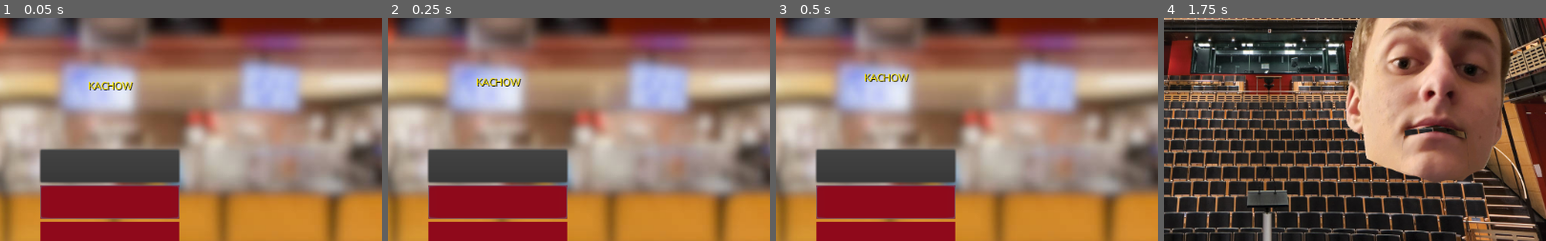
Above: before the commit, frames 1-4 (left to right).
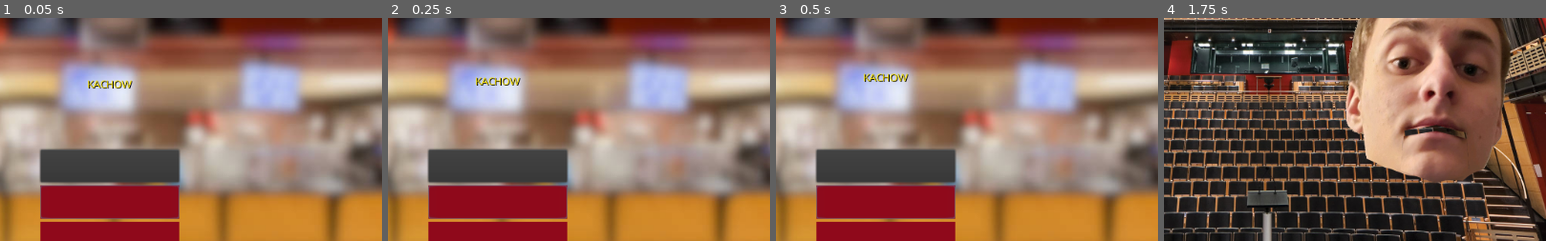
Above: after the commit, the same moments.

Repository: Apexal/wrathskeller
Game: Godot game, scene res://src/scenes/menu/Menu.tscn
Same seed, same stepped clock (60 frames per second), same inputs: the game is played once before the commit and once after it.
Inputs (mouse positions are % of the whole screen's width and height, from its top left):
- Up to frame 1 (0.05 s): no input
- Up to frame 2 (0.25 s): no input
- Up to frame 3 (0.5 s): no input
- Up to frame 4 (1.75 s): click "Training" at 0.5 s; move the mouse to (72, 45) at 1.27 s
The pictures show only the part of the screen within x 36-86%, y 31-81%; the shares and areas given below are measured in that part.

The runs differ from the first frame. In frame 1, 0.4% of the frame differs, in the area x 23-35%, y 27-33%; in frame 2, 0.4%; in frame 3, 0.4%; in frame 4, nothing differs.

Commit message:
Tweak main menu margin and animation position

Diff:
--- a/src/scenes/menu/Menu.tscn
+++ b/src/scenes/menu/Menu.tscn
@@ -17,6 +17,7 @@
 bg_color = Color( 0.552941, 0, 0.0705882, 1 )
 
 [sub_resource type="Theme" id=1]
+resource_name = "ui_theme"
 default_font = ExtResource( 4 )
 Button/colors/font_color = Color( 1, 1, 1, 1 )
 Button/styles/hover = SubResource( 3 )
@@ -36,7 +37,7 @@
 "times": PoolRealArray( 0, 0.5, 1 ),
 "transitions": PoolRealArray( 1, 1, 1 ),
 "update": 0,
-"values": [ Vector2( 335, 272 ), Vector2( 335, 260 ), Vector2( 335, 272 ) ]
+"values": [ Vector2( 0, 270 ), Vector2( 0, 260 ), Vector2( 0, 270 ) ]
 }
 
 [node name="Menu" type="Control"]
@@ -53,7 +54,53 @@
 anchor_bottom = 1.0
 margin_bottom = 67.0
 texture = ExtResource( 2 )
+expand = true
 stretch_mode = 1
+__meta__ = {
+"_edit_use_anchors_": false
+}
+
+[node name="VBoxContainer" type="VBoxContainer" parent="."]
+anchor_left = 0.5
+anchor_right = 0.5
+margin_left = -177.0
+margin_top = 179.0
+margin_right = 178.0
+margin_bottom = 293.0
+__meta__ = {
+"_edit_use_anchors_": false
+}
+
+[node name="Title" type="Label" parent="VBoxContainer"]
+margin_right = 355.0
+margin_bottom = 89.0
+custom_fonts/font = ExtResource( 3 )
+text = "Wrathskeller"
+align = 1
+script = ExtResource( 1 )
+__meta__ = {
+"_edit_use_anchors_": false
+}
+
+[node name="AnimationPlayer" type="AnimationPlayer" parent="VBoxContainer"]
+root_node = NodePath("../..")
+autoplay = "Subtitle"
+anims/Subtitle = SubResource( 5 )
+
+[node name="Subtitle" type="Label" parent="VBoxContainer/AnimationPlayer"]
+anchor_top = 0.447
+anchor_right = 1.0
+anchor_bottom = 0.5
+margin_top = 1.79999
+margin_bottom = 1.79999
+hint_tooltip = "Restart to see a new one!"
+mouse_filter = 1
+custom_colors/font_color = Color( 1, 0.909804, 0, 1 )
+custom_colors/font_color_shadow = Color( 0, 0, 0, 1 )
+text = "SUBTITLE"
+align = 1
+uppercase = true
+script = ExtResource( 6 )
 __meta__ = {
 "_edit_use_anchors_": false
 }
@@ -101,49 +148,6 @@
 size_flags_vertical = 3
 text = "Quit"
 
-[node name="VBoxContainer" type="VBoxContainer" parent="."]
-anchor_left = 0.5
-anchor_right = 0.5
-margin_left = -177.0
-margin_top = 179.0
-margin_right = 178.0
-margin_bottom = 293.0
-__meta__ = {
-"_edit_use_anchors_": false
-}
-
-[node name="Title" type="Label" parent="VBoxContainer"]
-margin_right = 355.0
-margin_bottom = 89.0
-custom_fonts/font = ExtResource( 3 )
-text = "Wrathskeller"
-align = 1
-script = ExtResource( 1 )
-__meta__ = {
-"_edit_use_anchors_": false
-}
-
-[node name="AnimationPlayer" type="AnimationPlayer" parent="VBoxContainer"]
-root_node = NodePath("../..")
-autoplay = "Subtitle"
-anims/Subtitle = SubResource( 5 )
-
-[node name="Subtitle" type="Label" parent="VBoxContainer/AnimationPlayer"]
-margin_left = 335.0
-margin_top = 272.0
-margin_right = 690.0
-margin_bottom = 293.0
-hint_tooltip = "Restart to see a new one!"
-mouse_filter = 1
-custom_colors/font_color = Color( 1, 0.909804, 0, 1 )
-custom_colors/font_color_shadow = Color( 0, 0, 0, 1 )
-align = 1
-uppercase = true
-script = ExtResource( 6 )
-__meta__ = {
-"_edit_use_anchors_": false
-}
-
 [connection signal="pressed" from="Buttons/Start" to="." method="_on_StartButton_pressed"]
 [connection signal="pressed" from="Buttons/Training" to="." method="_on_TrainingButton_pressed"]
 [connection signal="pressed" from="Buttons/Quit" to="." method="_on_QuitButton_pressed"]
